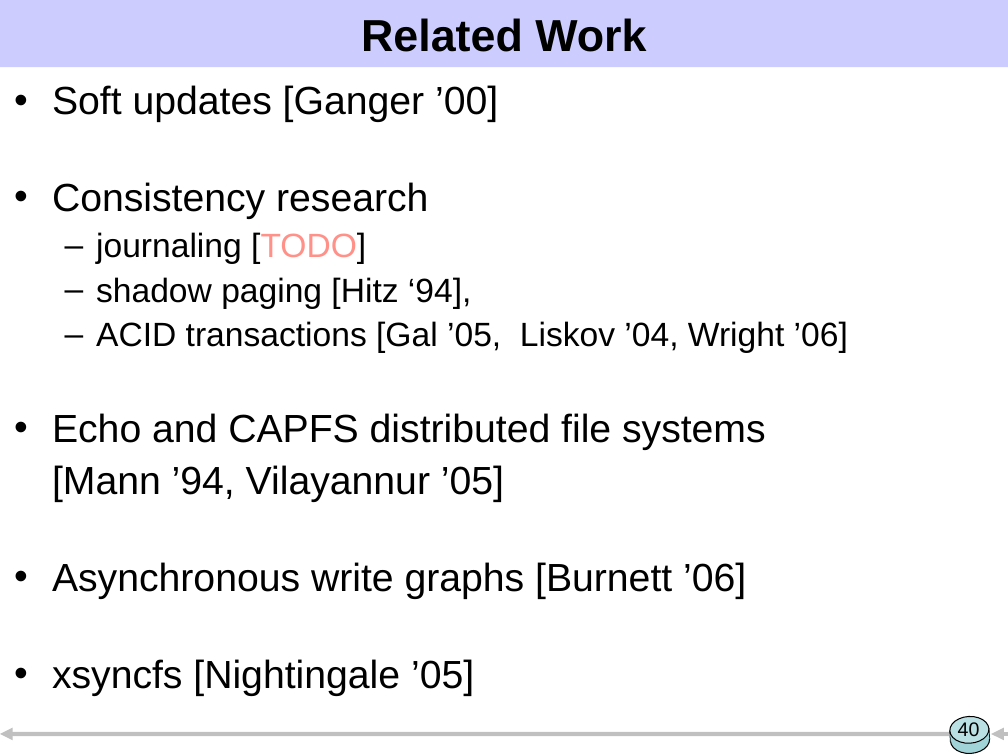
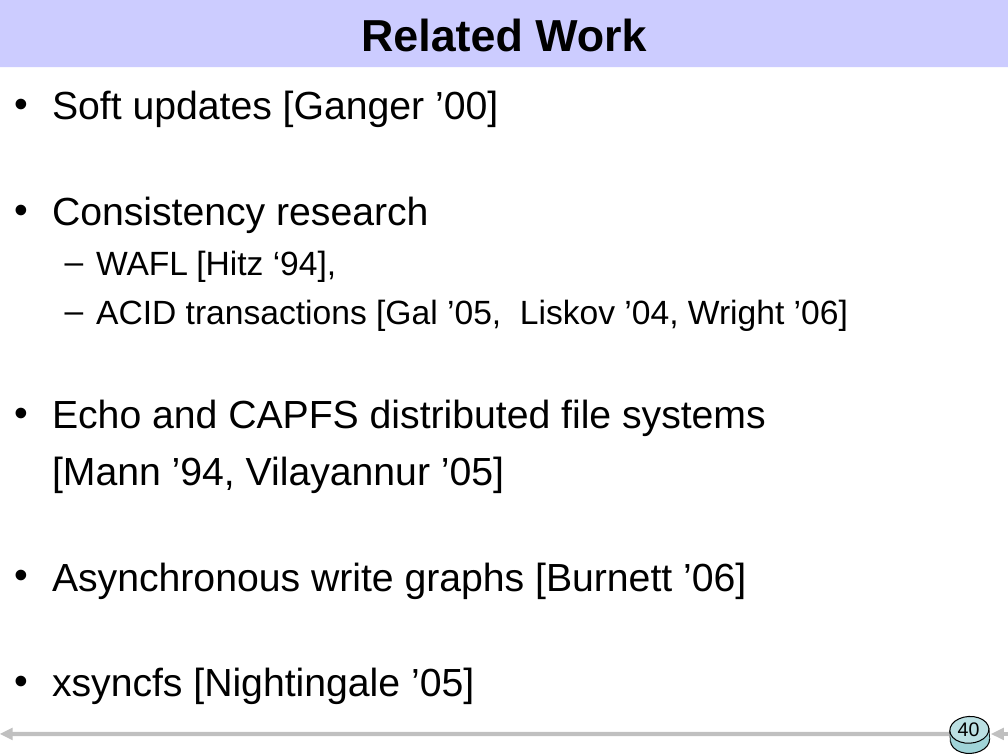
Before and after one commit to ucla-readable/fstitch-doc, a slide deck: slide 40 of sosp/pres.ppt. Drawn at 1008x756 pixels with LibreOffice and Linux fonts; fonts in the diff are those of the drawing. Boxes give left, top, right and bottom in pixels: in the first picture for what was removed or moved away, otherwise in the second. Text is boxed around its words. In the diff, an @@ line names an element or a change of style, - is before the commit and + after.

```diff
--- a/sosp/pres.ppt
+++ b/sosp/pres.ppt
@@ text at (52, 90, 848, 704): line spacing 0.9 to 1 @@
@@ text at (96, 250, 336, 282): text changed @@
-  – journaling [TODO]
-  – shadow paging [Hitz ‘94],
+  – WAFL [Hitz ‘94],
```
Also in this commit, not shown: 15 other slides changed, 2 slides added, 1 slide removed.
